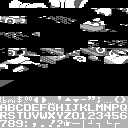
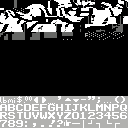
Before/after of a w=128, h=128 layered artwork. What changed in the layer stack:
added layer "matt.bmp" above "Pasted Layer #1" over left=0, top=0, right=128, bottom=40
hid "Pasted Layer #1" over left=0, top=0, right=128, bottom=87
hid "river crossing" over left=0, top=0, right=128, bottom=72
